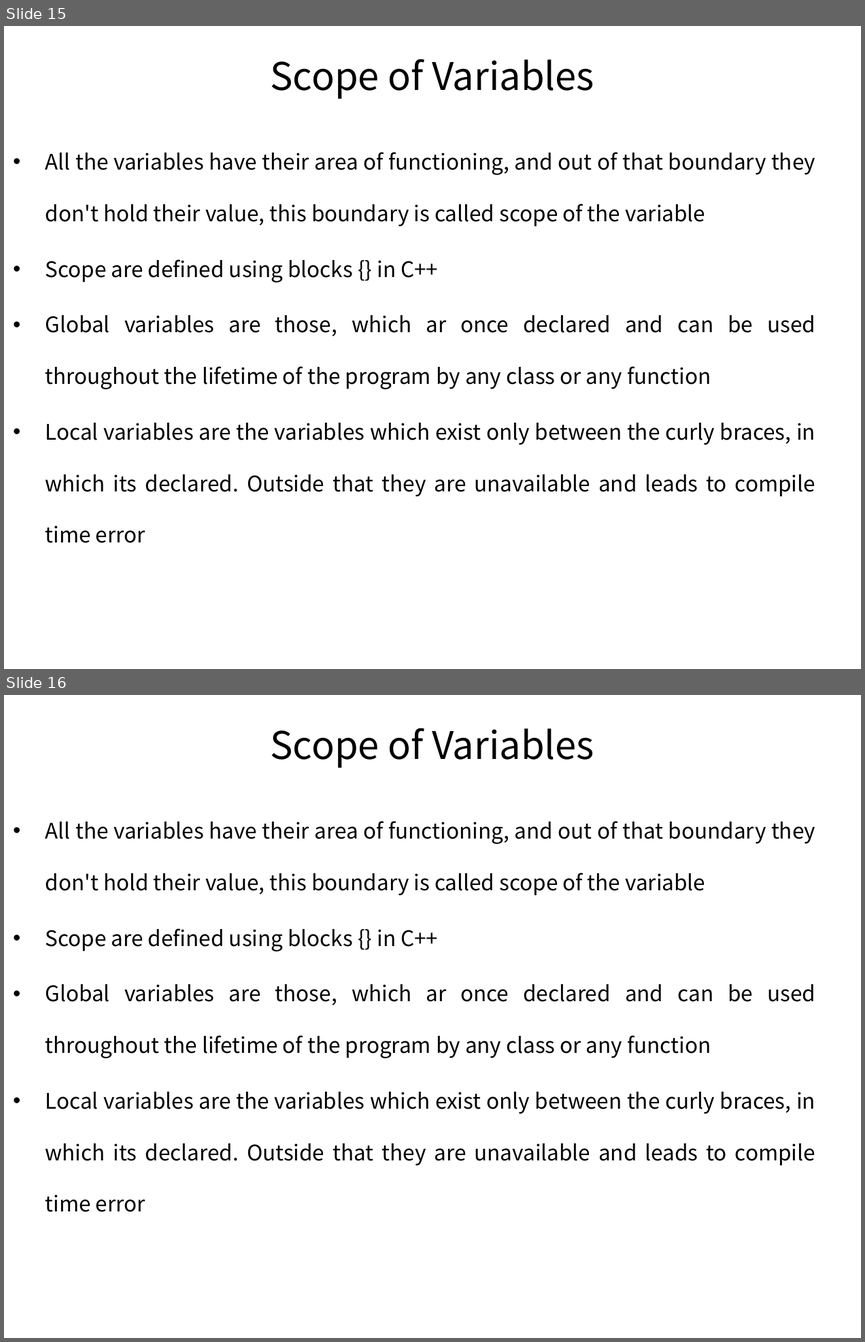
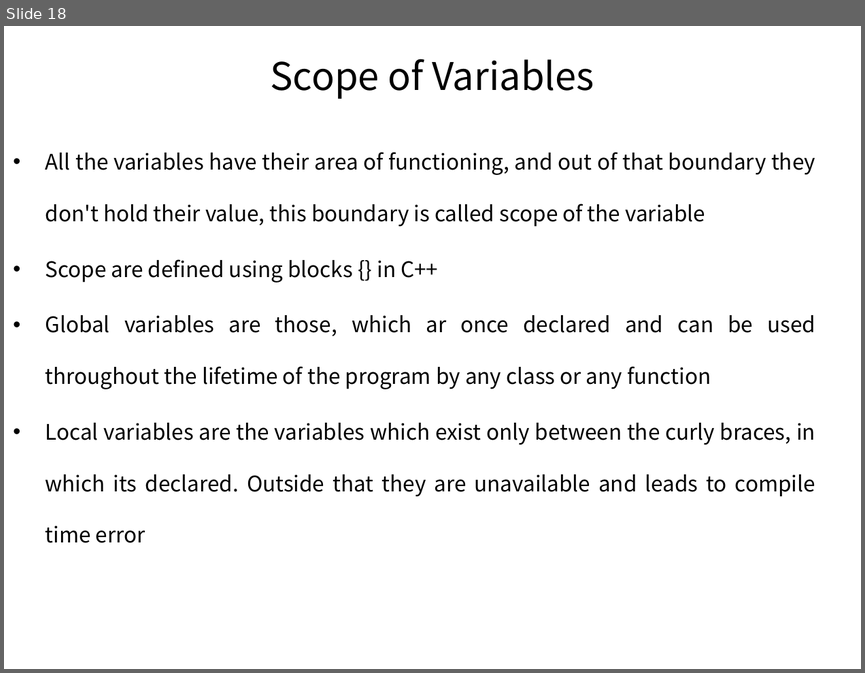
Before and after one commit to pankajfri/Training-Materials, a slide deck: Objected Oriented Programming Concepts Using C++ & Data Structures/Session-1.pptx. Shown one above the other, each under a label of ours: slides 15 and 16 before the commit, slide 18 after it. The pictures are 865x1342 and 865x673 pixels, drawn with LibreOffice and Linux fonts; fonts in the diff are those of the drawing. Boxes give left, top, right and bottom in pixels: in the first picture for what was removed or moved away, otherwise in the second. Text is boxed around its words. In the diff, an @@ line names an element or a change of style, - is before the commit and + after.

```diff
--- a/Objected Oriented Programming Concepts Using C++ & Data Structures/Session-1.pptx
+++ b/Objected Oriented Programming Concepts Using C++ & Data Structures/Session-1.pptx
@@ slide 16 removed at [4,695,861,1338], background #FFFFFF @@
@@ title removed at [271,728,594,768] @@
-Scope of Variables
@@ text removed at [45,821,815,1212] @@
-• All the variables have their area of functioning, and out of that boundary they don't hold their value, this boundary is called scope of the variable
-• Scope are defined using blocks {} in C++
-• Global variables are those, which ar once declared and can be used throughout the lifetime of the program by any class or any function
-• Local variables are the variables which exist only between the curly braces, in which its declared. Outside that they are unavailable and leads to compile time error
@@ what was slide 15 is now slide 18 @@
```
Also in this commit, not shown: 11 slides changed, 1 other file.
